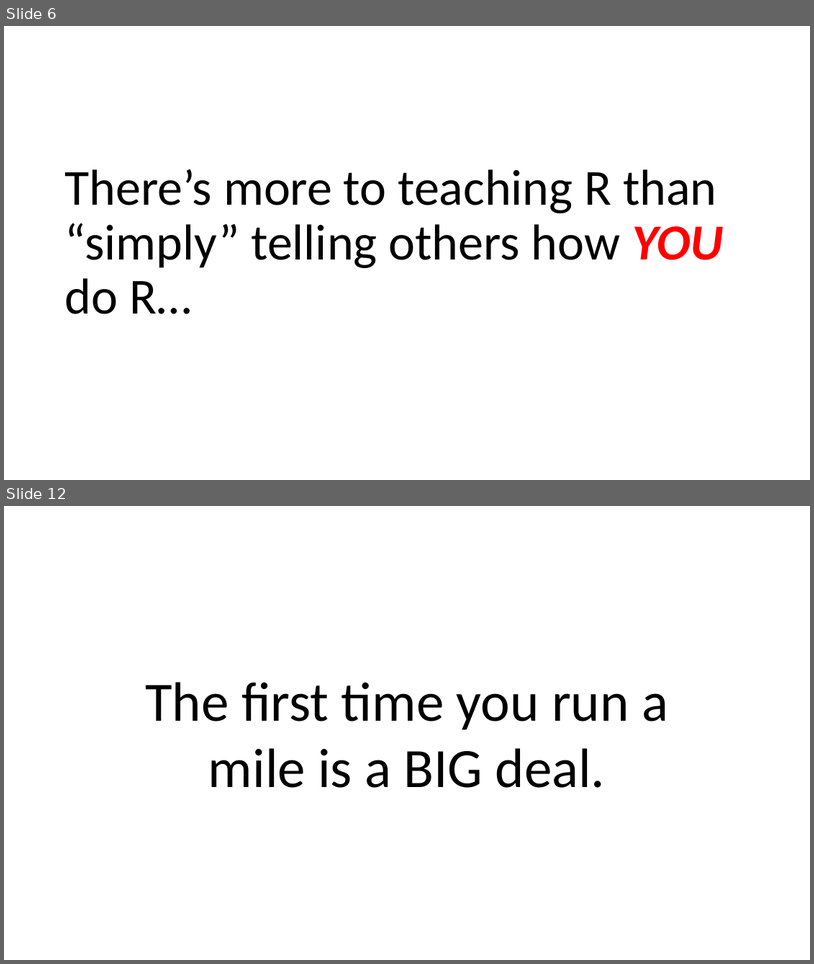
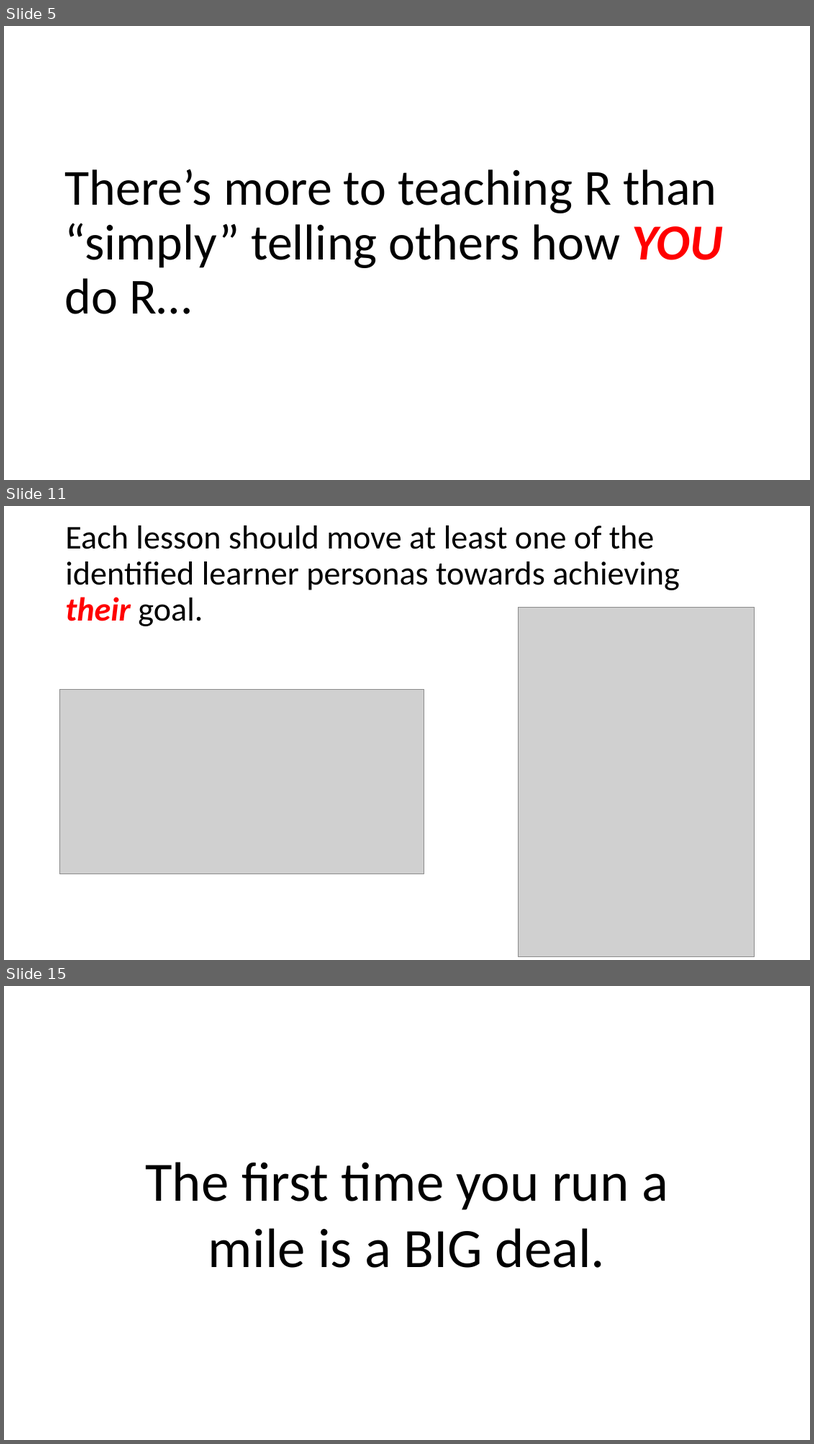
Before and after one commit to MikeKSmith/RStudioConf2020, a slide deck: Learn to teach_MikeKSmith.pptx. Shown one above the other, each under a label of ours: slides 6 and 12 before the commit, slides 5, 11 and 15 after it; the slides between them are not shown. The pictures are 814x964 and 814x1444 pixels, drawn with LibreOffice and Linux fonts; fonts in the diff are those of the drawing; grey boxes stand for pictures. Boxes give left, top, right and bottom in pixels: in the first picture for what was removed or moved away, otherwise in the second. Text is boxed around its words. In the diff, an @@ line names an element or a change of style, - is before the commit and + after.

```diff
--- a/Learn to teach_MikeKSmith.pptx
+++ b/Learn to teach_MikeKSmith.pptx
@@ slide 11 added at (x1=4, y1=506, x2=810, y2=960), background #FFFFFF @@
@@ title added at (x1=65, y1=525, x2=680, y2=626), 39.6 pt, text #000000 @@
+Each lesson should move at least one of the identified learner personas towards achieving their goal.
@@ picture added at (x1=519, y1=607, x2=756, y2=956) @@
@@ picture added at (x1=59, y1=690, x2=424, y2=874) @@
@@ what was slide 6 is now slide 5 @@
@@ what was slide 12 is now slide 15 @@
```
Also in this commit, not shown: 8 slides changed, 4 other slides added, 1 slide removed.
